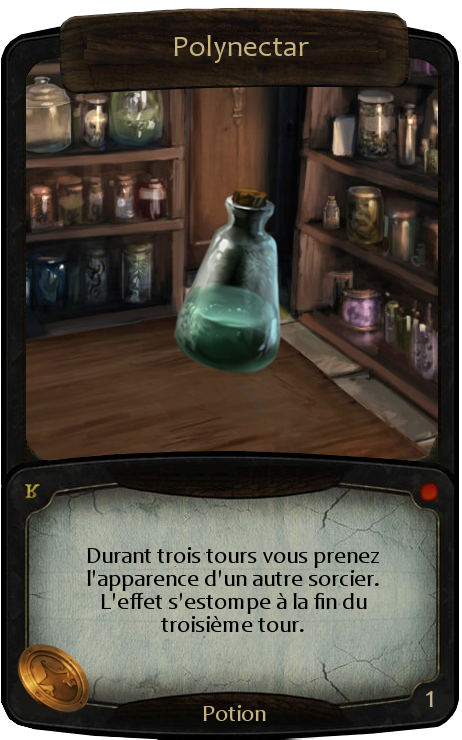
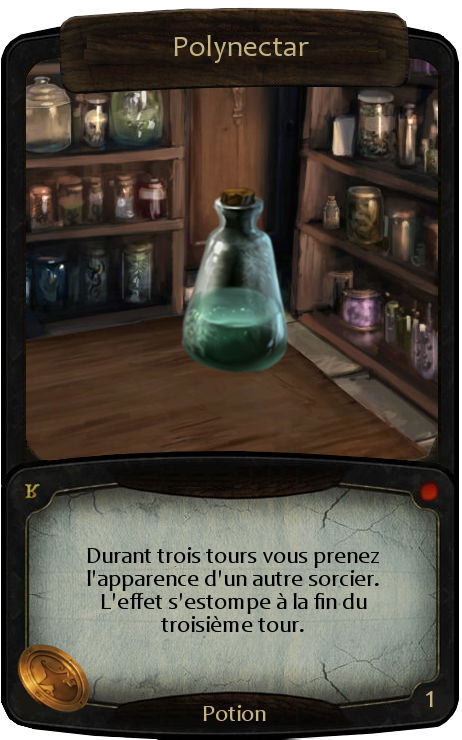
Layers edited between the first and the second 462x740 image:
painted on "Polynectar" over [161, 186, 289, 377]
